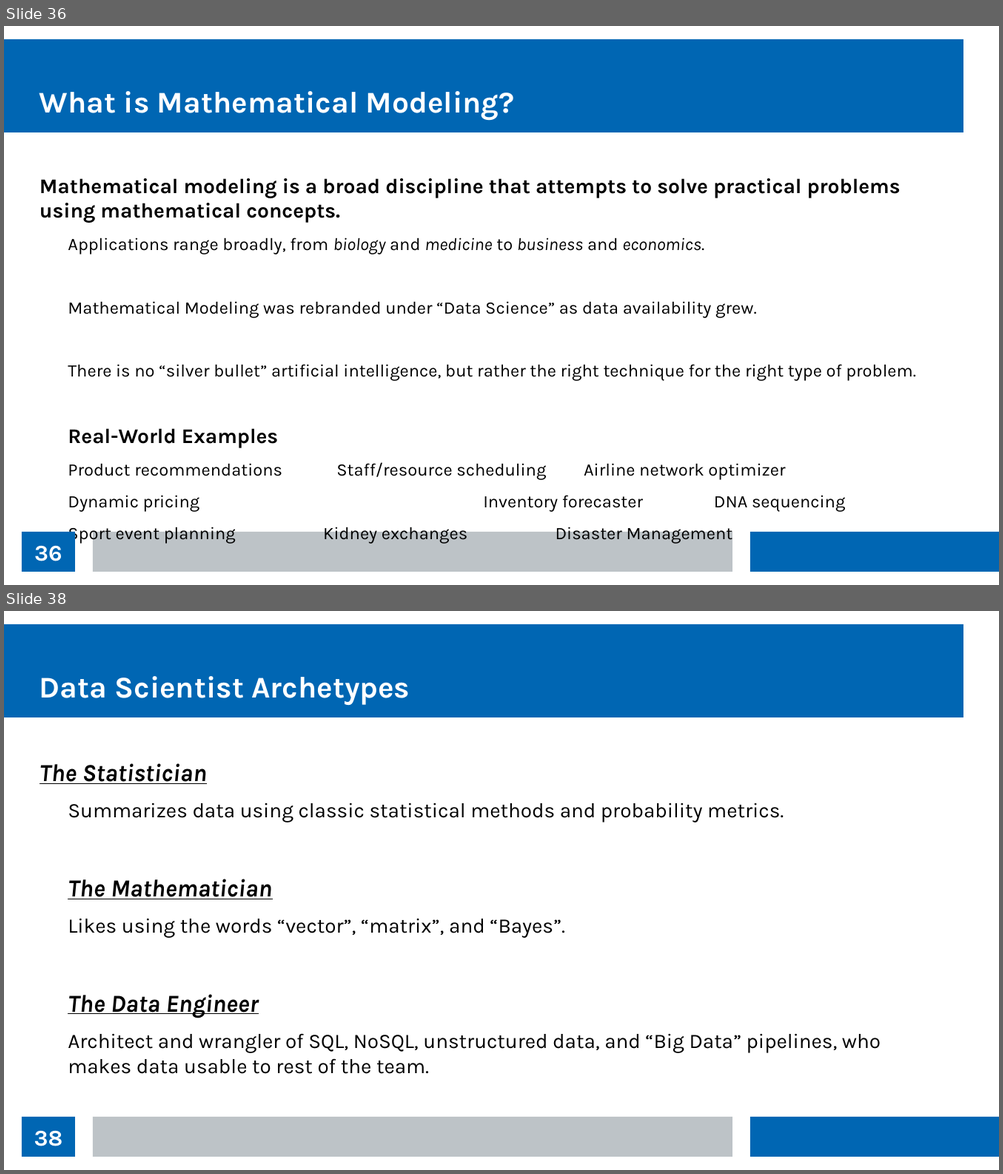
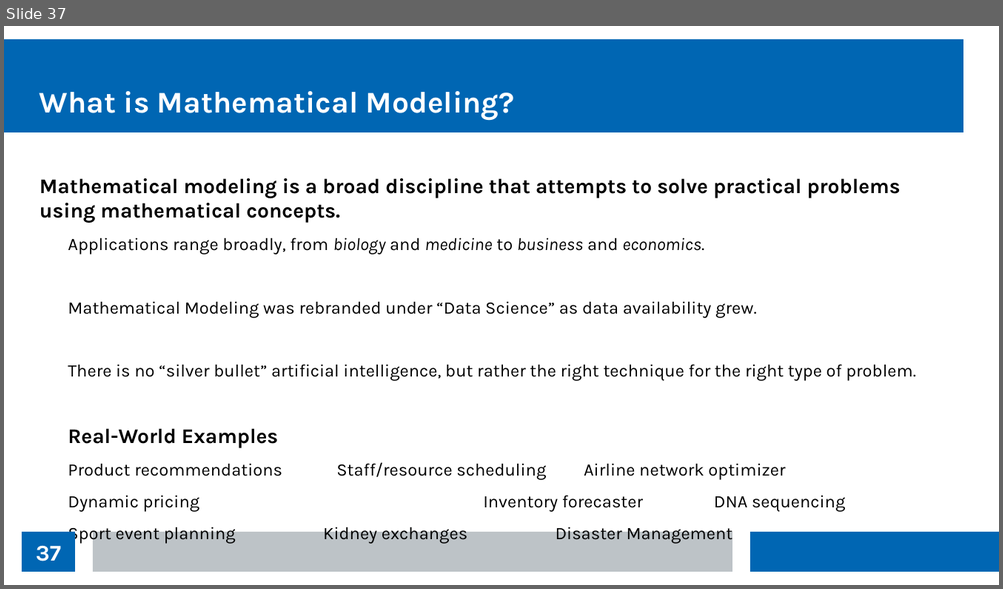
Before and after one commit to thomasnield/kotlin_data_science_talk_ChicagoJUG, a slide deck: kotlin_data_science_talk_chijug_slides.odp. Shown one above the other, each under a label of ours: slides 36 and 38 before the commit, slide 37 after it; the slides between them are not shown. The pictures are 1003x1174 and 1003x589 pixels, drawn with LibreOffice and Linux fonts; fonts in the diff are those of the drawing. Boxes give left, top, right and bottom in pixels: in the first picture for what was removed or moved away, otherwise in the second. Text is boxed around its words. In the diff, an @@ line names an element or a change of style, - is before the commit and + after.

```diff
--- a/kotlin_data_science_talk_chijug_slides.odp
+++ b/kotlin_data_science_talk_chijug_slides.odp
@@ slide 38 removed at (x1=4, y1=611, x2=999, y2=1170), background #FFFFFF; not listed: 3 template elements that a slide beside it also shows @@
@@ title removed at (x1=40, y1=676, x2=410, y2=706) @@
-Data Scientist Archetypes
@@ text removed at (x1=40, y1=763, x2=880, y2=1074) @@
-The Statistician
-  Summarizes data using classic statistical methods and probability metrics.
-The Mathematician
-  Likes using the words “vector”, “matrix”, and “Bayes”.
-The Data Engineer
-  Architect and wrangler of SQL, NoSQL, unstructured data, and “Big Data” pipelines, who makes data usable to rest of the team.
@@ page number removed at (x1=22, y1=1117, x2=75, y2=1157) @@
-38
@@ what was slide 36 is now slide 37 @@
@@ page number at (x1=36, y1=546, x2=61, y2=562): text changed @@
-36
+37
```
Also in this commit, not shown: 3 slides changed, 1 slide added.
